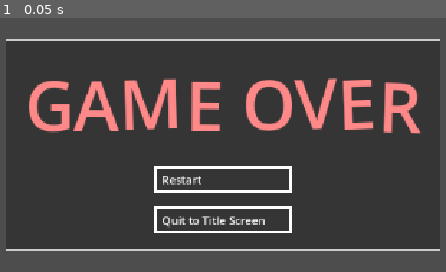
Above: before the commit, frame 1.
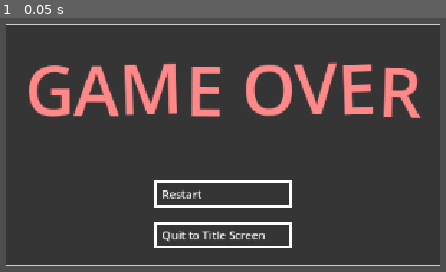
Above: after the commit, the same moment.

Repository: KIT-GameJam/dattel-jam
Game: Godot game, scene res://ui/game_over_screen.tscn
Two runs of this game, one before a commit and one after it. Both use one fixed random seed, a clock stepped at 60 frames per second and the inputs below. This scene is started directly instead of the project's main scene. Sound files missing from this copy of the repository are replaced by a short silence.
Inputs:
- Up to frame 1 (0.05 s): no input

The runs differ from the first frame. In frame 1, 16% of the frame differs, in the area x 1-99%, y 2-98%.
Error after the commit: Trying to return a value of type "CanvasLayer" from a function whose return type is "GameManager". (res://core/global.gd:9)

Commit message:
Game over message

Diff:
--- a/core/player_car.gd
+++ b/core/player_car.gd
@@ -63,7 +63,7 @@
 	move_and_slide()
 	write_history()
 	if Global.get_level().is_behind_walz(global_position):
-		die()
+		Global.get_game().game_over("Oh no la Policia")
 
 func die() -> void:
 	# "sieht gut aus" - Niklas
--- a/game.gd
+++ b/game.gd
@@ -28,6 +28,7 @@
 var cars: Array [HistoryObject] = []
 var is_race_started := false
 var next_ghost_car: GhostCar = null
+var game_over_message := ""
 
 func _ready() -> void:
 	_reload_level()
@@ -85,6 +86,7 @@
 	cars.append(new_car)
 	_reload_level()
 
-func game_over() -> void:
+func game_over(msg: String = "") -> void:
+	game_over_message = msg
 	add_child(game_over_scene.instantiate())
 	Global.get_game_manager().pause(false)
--- a/road/finish_road.gd
+++ b/road/finish_road.gd
@@ -8,7 +8,7 @@
 	if active and body is PlayerCar:
 		Global.get_game().end_level()
 	elif active:
-		Global.get_game().end_level(true)
+		Global.get_game().game_over("You were your own enemy")
 
 func _on_finish_line_body_exited(body: Node2D) -> void:
 	if body is PlayerCar:
--- a/ui/game_over_controls.gd
+++ b/ui/game_over_controls.gd
@@ -1,6 +1,9 @@
 extends VBoxContainer
 
 var controls_container: ControlsContainer = null
+
+func _ready() -> void:
+	$Description.text = Global.get_game().game_over_message
 
 func _on_back_to_title_button_on_click() -> void:
 	Global.get_game_manager().return_to_title_screen()
--- a/ui/game_over_controls.tscn
+++ b/ui/game_over_controls.tscn
@@ -24,6 +24,10 @@
 autowrap_mode = 0
 custom_effects = [SubResource("RichTextEffect_4jq5w")]
 
+[node name="Description" type="Label" parent="." unique_id=82120160]
+layout_mode = 2
+size_flags_horizontal = 4
+
 [node name="RestartButton" parent="." unique_id=274197061 instance=ExtResource("2_qx4qs")]
 layout_mode = 2
 size_flags_horizontal = 4
